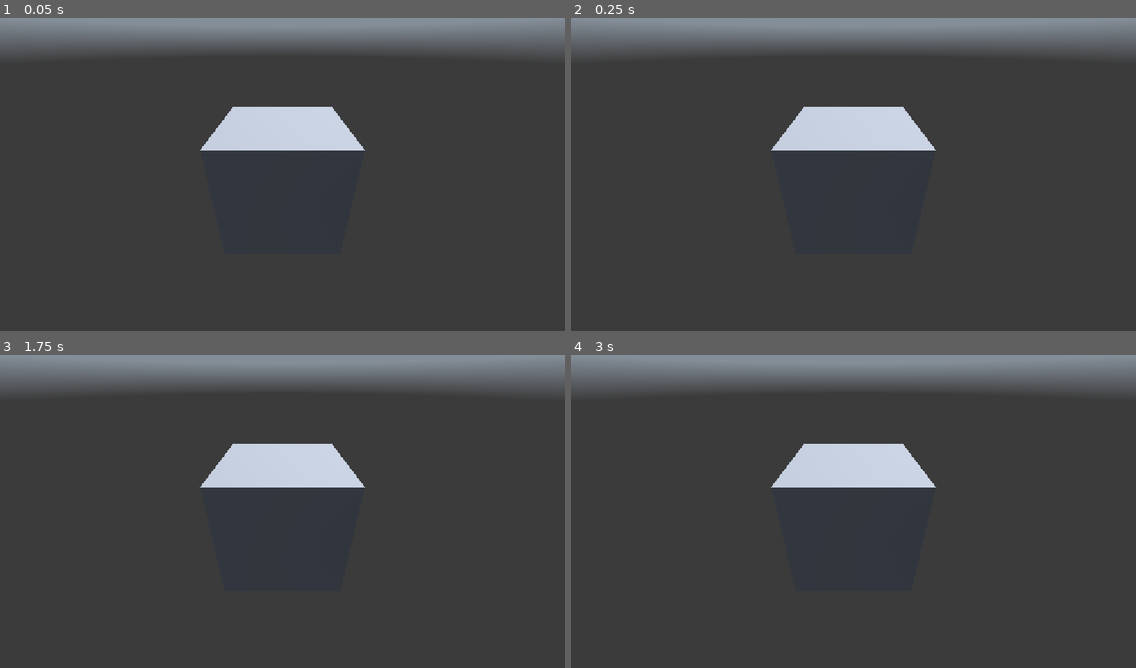
Above: before the commit, frames 1-4 (two rows, left to right).
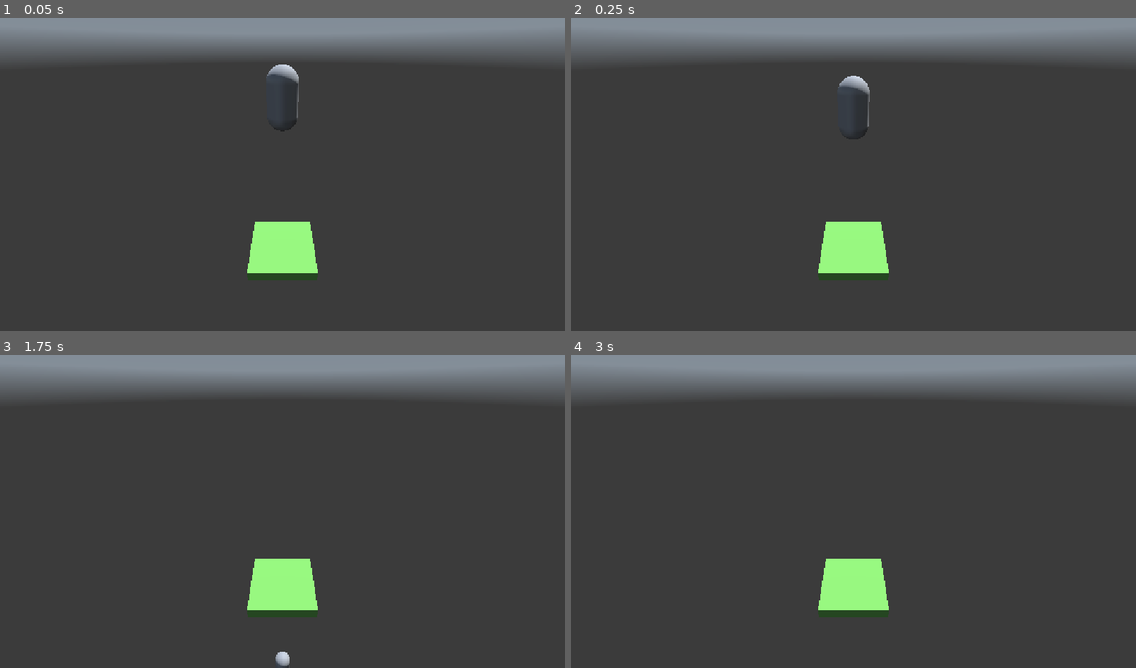
Above: after the commit, the same moments.

Repository: ChristiannYa/sky-pogo
Game: Godot game, scene res://scenes/game/game.tscn
The game is run twice, just before and just after one commit, with the same random seed, the same clock (stepped at 60 frames per second) and the same inputs. A sky picture missing from this copy of the repository is replaced by a grey-blue gradient.
Inputs:
- Up to frame 1 (0.05 s): no input
- Up to frame 2 (0.25 s): no input
- Up to frame 3 (1.75 s): no input
- Up to frame 4 (3 s): tap Enter at 2.75 s

The runs differ from the first frame. In frame 1, 5.6% of the frame differs, in the area x 35-65%, y 14-84%; in frame 2, 5.6%; in frame 3, 5.5%; in frame 4, 5.4%.

Commit message:
03-player-scene

Diff:
--- a/scenes/game/game.tscn
+++ b/scenes/game/game.tscn
@@ -1,6 +1,8 @@
 [gd_scene format=3 uid="uid://cjdega4rvn7i4"]
 
 [ext_resource type="Texture2D" uid="uid://c24epyjk7176k" path="res://assets/free_-_skybox_cliffside_0.hdr" id="1_sul5r"]
+[ext_resource type="PackedScene" uid="uid://clp1lxupvf7vy" path="res://scenes/platform/platform.tscn" id="2_7h61r"]
+[ext_resource type="PackedScene" uid="uid://fynnvxbmccyl" path="res://scenes/player/player.tscn" id="3_0sr1o"]
 
 [sub_resource type="PanoramaSkyMaterial" id="PanoramaSkyMaterial_ifgtf"]
 panorama = ExtResource("1_sul5r")
@@ -14,8 +16,6 @@
 sky = SubResource("Sky_sul5r")
 glow_enabled = true
 
-[sub_resource type="BoxMesh" id="BoxMesh_ijv05"]
-
 [node name="Game" type="Node" unique_id=51811604]
 
 [node name="WorldEnvironment" type="WorldEnvironment" parent="." unique_id=1652023189]
@@ -26,7 +26,9 @@
 shadow_enabled = true
 
 [node name="Camera3D" type="Camera3D" parent="." unique_id=1812175909]
-transform = Transform3D(1, 0, 0, 0, 0.8453205, 0.5342595, 0, -0.5342595, 0.8453205, 0, 1.0587809, 1.63598)
+transform = Transform3D(1, 0, 0, 0, 0.85837436, 0.51302385, 0, -0.51302385, 0.85837436, 0, 8.371613, 6.8077993)
 
-[node name="MeshInstance3D" type="MeshInstance3D" parent="." unique_id=1956595996]
-mesh = SubResource("BoxMesh_ijv05")
+[node name="Platform" parent="." unique_id=1091446454 instance=ExtResource("2_7h61r")]
+
+[node name="Player" parent="." unique_id=701740785 instance=ExtResource("3_0sr1o")]
+transform = Transform3D(1, 0, 0, 0, 1, 0, 0, 0, 1, 0, 7, 0)
--- /dev/null
+++ b/scenes/platform/platform.tscn
@@ -0,0 +1,13 @@
+[gd_scene format=3 uid="uid://clp1lxupvf7vy"]
+
+[sub_resource type="StandardMaterial3D" id="StandardMaterial3D_vt0vh"]
+albedo_color = Color(0.44649798, 0.70286953, 0.32610348, 1)
+
+[sub_resource type="BoxMesh" id="BoxMesh_ijv05"]
+material = SubResource("StandardMaterial3D_vt0vh")
+size = Vector3(3, 0.5, 3)
+
+[node name="Platform" type="Node3D" unique_id=1091446454]
+
+[node name="MeshInstance3D" type="MeshInstance3D" parent="." unique_id=1859075318]
+mesh = SubResource("BoxMesh_ijv05")
--- /dev/null
+++ b/scenes/player/player.gd
@@ -0,0 +1,12 @@
+class_name Player
+extends CharacterBody3D
+
+var _gv = ProjectSettings.get_setting("physics/3d/default_gravity")
+
+# Called when the node enters the scene tree for the first time.
+func _ready() -> void:
+	pass # Replace with function body.
+
+func _physics_process(delta: float) -> void:
+	velocity.y -= _gv * delta
+	move_and_slide()
--- /dev/null
+++ b/scenes/player/player.tscn
@@ -0,0 +1,16 @@
+[gd_scene format=3 uid="uid://fynnvxbmccyl"]
+
+[ext_resource type="Script" uid="uid://ckmvqd0sqcrqo" path="res://scenes/player/player.gd" id="1_8afob"]
+
+[sub_resource type="CapsuleShape3D" id="CapsuleShape3D_x7p2l"]
+
+[sub_resource type="CapsuleMesh" id="CapsuleMesh_ijv05"]
+
+[node name="Player" type="CharacterBody3D" unique_id=701740785]
+script = ExtResource("1_8afob")
+
+[node name="CollisionShape3D" type="CollisionShape3D" parent="." unique_id=2045957490]
+shape = SubResource("CapsuleShape3D_x7p2l")
+
+[node name="MeshInstance3D" type="MeshInstance3D" parent="." unique_id=457874932]
+mesh = SubResource("CapsuleMesh_ijv05")
Not shown, added: scenes/player/player.gd.uid
